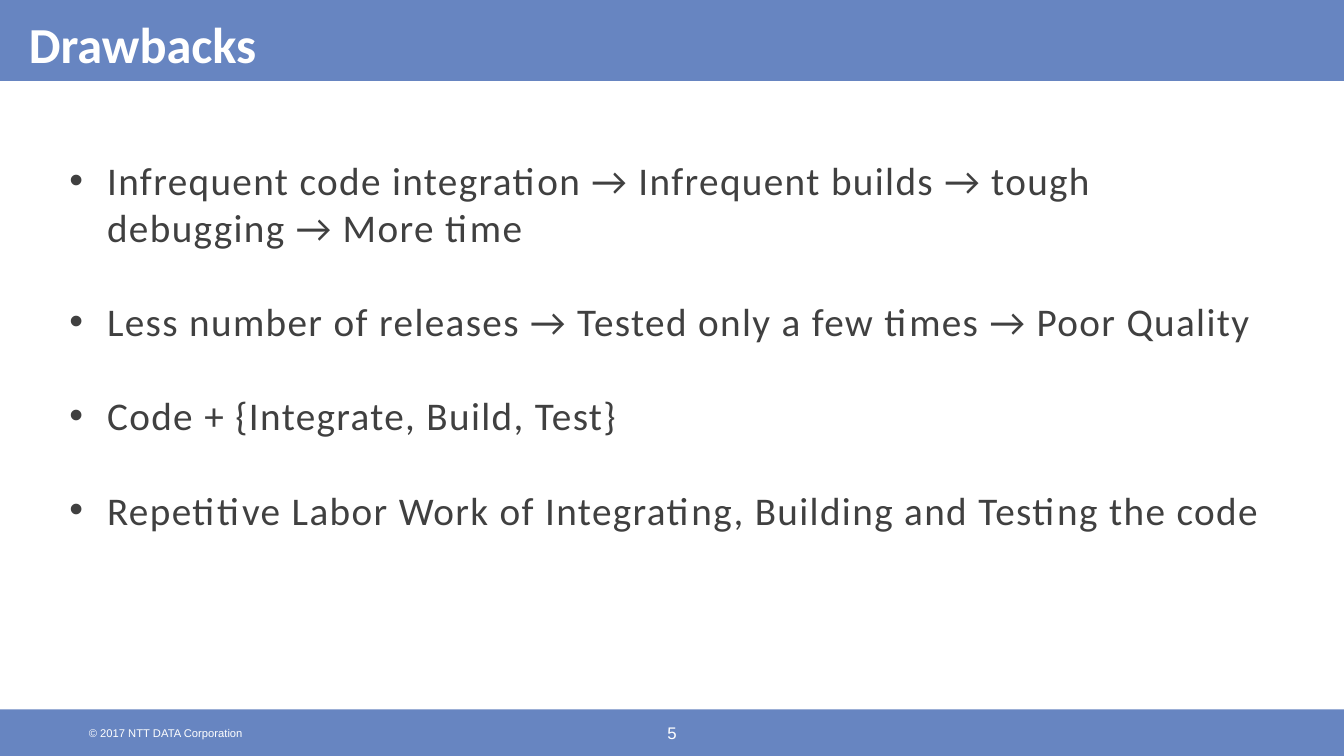
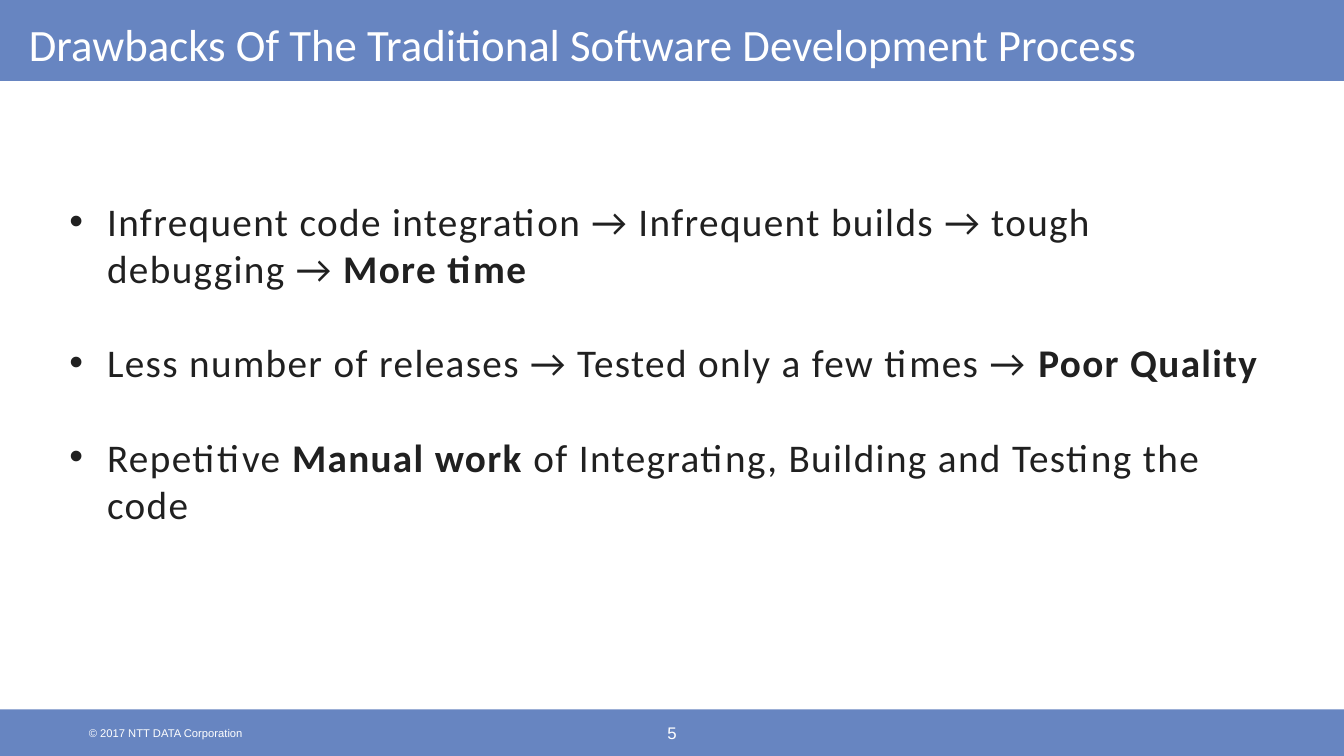
Before and after one commit to shaayaan16/segfaultshooter, a slide deck: slide 5 of Final Presentation.pptx. Drawn at 1344x756 pixels with LibreOffice and Linux fonts; fonts in the diff are those of the drawing; background and template pictures are left out. Boxes give left, top, right and bottom in pixels: in the first picture for what was removed or moved away, otherwise in the second. Text is boxed around its words. In the diff, an @@ line names an element or a change of style, - is before the commit and + after.

```diff
--- a/Final Presentation.pptx
+++ b/Final Presentation.pptx
@@ title at [29,30,1136,68]: text changed; size 36 to 32 pt; bold off @@
-Drawbacks
+Drawbacks Of The Traditional Software Development Process
@@ text "Infrequent code integration → Infrequent ...": place and size @@
-text "Infrequent code integration → Infrequent ..." at [107,167,1258,532]
+text "Infrequent code integration → Infrequent ..." at [107,208,1257,520]
@@ text at [107,208,1257,384]: text colour #404040 to #202020 in "Infrequent code integration → Infrequent builds → ...", "Less number of releases → Tested only ..."; bold on in "More time", "Poor Quality" @@
@@ text at [107,444,1199,520]: text changed; text colour #404040 to #202020 @@
-• Code + {Integrate, Build, Test}
-• Repetitive Labor Work of Integrating, Building and Testing the code
+• Repetitive Manual work of Integrating, Building and Testing the code
```
Also in this commit, not shown: 9 other slides changed, 9 slides added, 6 slides removed.
